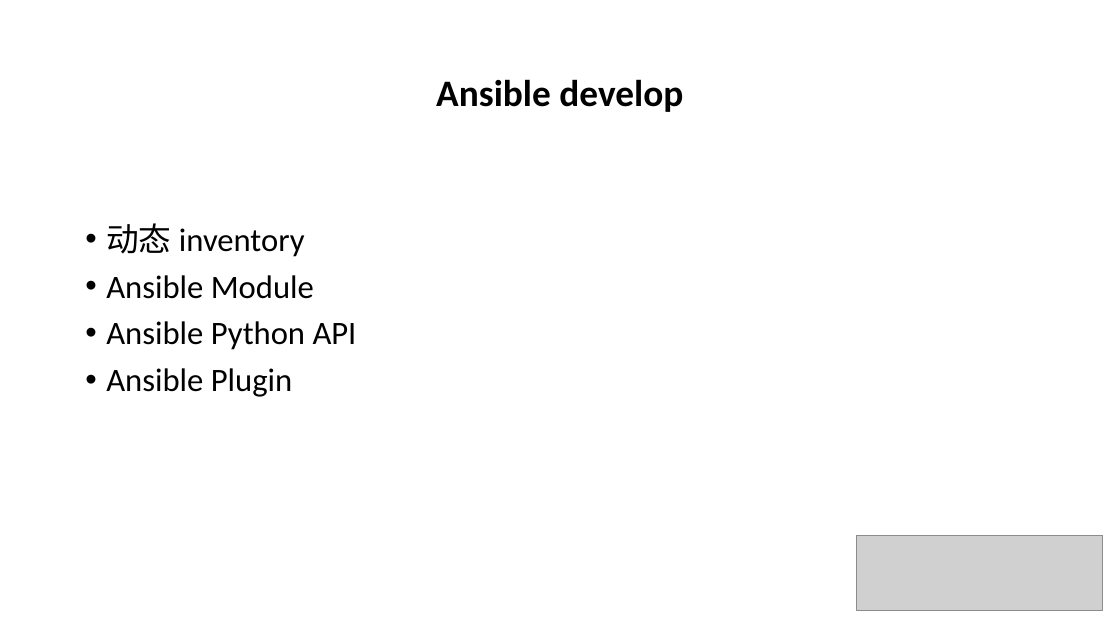
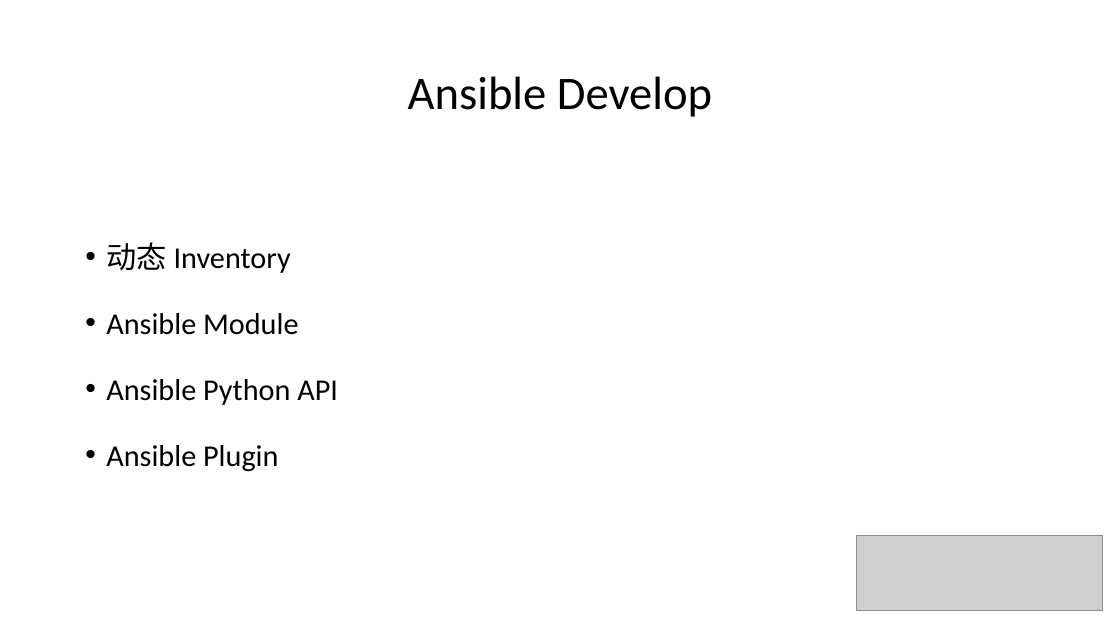
Before and after one commit to leeyan85/ansible-develop, a slide deck: slide 3 of 06-Ansible develop.pptx. Drawn at 1120x630 pixels with LibreOffice and Linux fonts; fonts in the diff are those of the drawing; grey boxes stand for pictures. Boxes give left, top, right and bottom in pixels: in the first picture for what was removed or moved away, otherwise in the second. Text is boxed around its words. In the diff, an @@ line names an element or a change of style, - is before the commit and + after.

Commit message:
ansible process modify

```diff
--- a/06-Ansible develop.pptx
+++ b/06-Ansible develop.pptx
@@ title at <box>408,76,712,117</box>: text changed; size 32 to 40 pt; bold off @@
-Ansible develop
+Ansible Develop
@@ text at <box>106,242,291,273</box>: text changed; size 28 to 25.9 pt @@
-• 动态 inventory
+• 动态 Inventory
@@ text at <box>106,313,338,472</box>: size 28 to 25.9 pt in "Ansible Module", "Ansible Python API", "Ansible Plugin"; line spacing 0.9 to 1.5 @@
```
Also in this commit, not shown: 6 other slides changed, 1 other file.
